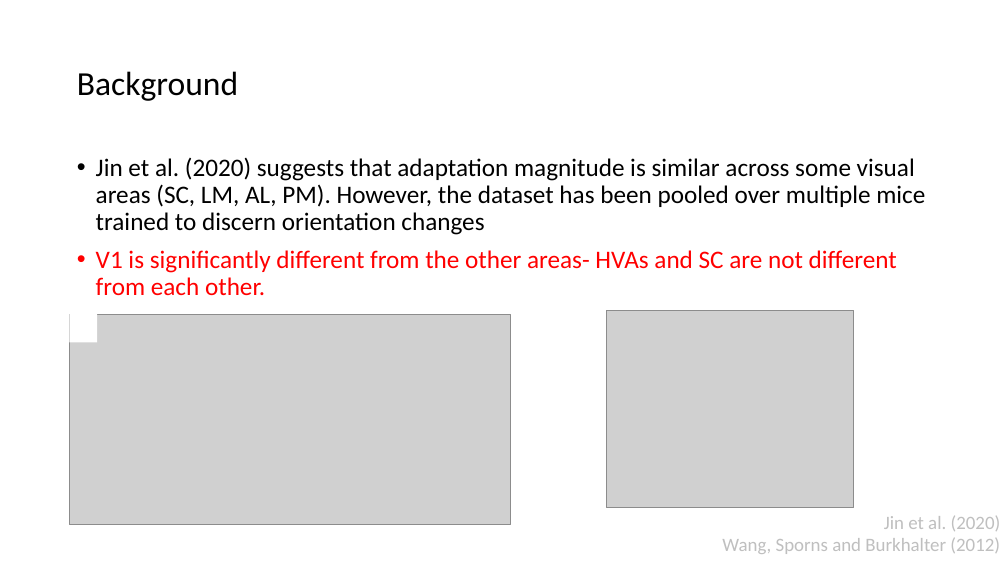
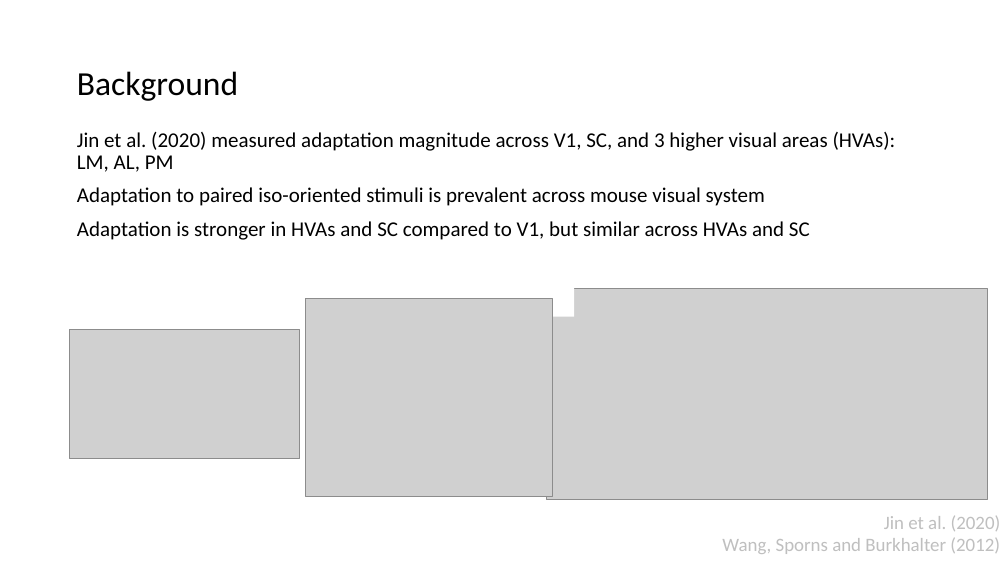
Before and after one commit to lanluo9/inter, a slide deck: slide 2 of code/Jin2020/200903_LL.pptx. Drawn at 1008x567 pixels with LibreOffice and Linux fonts; fonts in the diff are those of the drawing; grey boxes stand for pictures. Boxes give left, top, right and bottom in pixels: in the first picture for what was removed or moved away, otherwise in the second. Text is boxed around its words. In the diff, an @@ line names an element or a change of style, - is before the commit and + after.

Commit message:
jic

```diff
--- a/code/Jin2020/200903_LL.pptx
+++ b/code/Jin2020/200903_LL.pptx
@@ text at [77, 132, 896, 240]: text changed; size 24 to 20 pt @@
-• Jin et al. (2020) suggests that adaptation magnitude is similar across some visual areas (SC, LM, AL, PM). However, the dataset has been pooled over multiple mice trained to discern orientation changes
-• V1 is significantly different from the other areas- HVAs and SC are not different from each other.
+Jin et al. (2020) measured adaptation magnitude across V1, SC, and 3 higher visual areas (HVAs): LM, AL, PM
+Adaptation to paired iso-oriented stimuli is prevalent across mouse visual system
+Adaptation is stronger in HVAs and SC compared to V1, but similar across HVAs and SC
@@ picture: place and size @@
-picture at [606, 310, 854, 507]
+picture at [306, 299, 553, 496]
@@ picture: place and size @@
-picture at [70, 315, 510, 525]
+picture at [547, 289, 988, 499]
@@ rectangle: place and size @@
-rectangle at [70, 312, 98, 342]
+rectangle at [547, 287, 575, 317]
@@ picture added at [70, 330, 300, 459] @@
```
Also in this commit, not shown: 10 other slides changed, 3 slides added, 2 slides removed.
